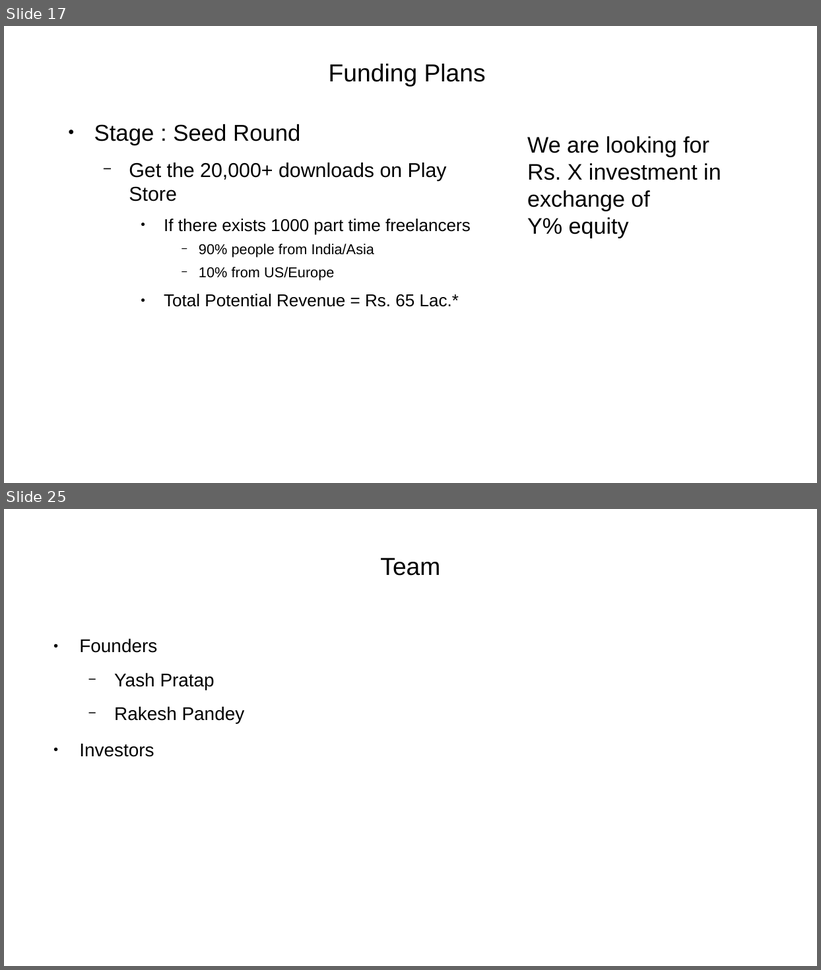
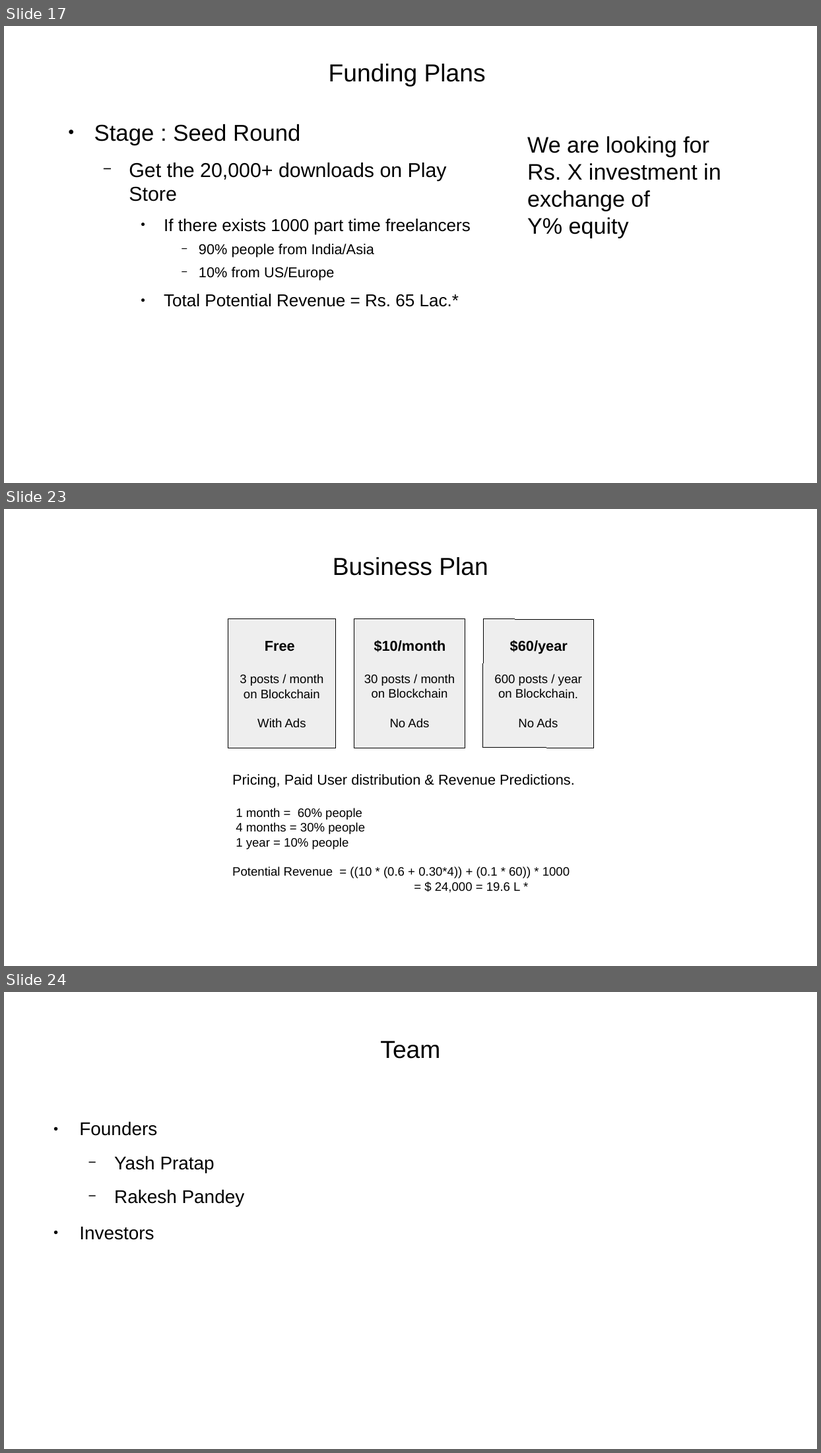
Before and after one commit to yashp241195/startupPitch, a slide deck: pitch.odp. Shown one above the other, each under a label of ours: slides 17 and 25 before the commit, slides 17, 23 and 24 after it; the slides between them are not shown. The pictures are 821x970 and 821x1453 pixels, drawn with LibreOffice and Linux fonts; fonts in the diff are those of the drawing. Boxes give left, top, right and bottom in pixels: in the first picture for what was removed or moved away, otherwise in the second. Text is boxed around its words. In the diff, an @@ line names an element or a change of style, - is before the commit and + after.

```diff
--- a/pitch.odp
+++ b/pitch.odp
@@ slide 23 added at [4,509,817,966], background #FFFFFF @@
@@ title added at [333,557,488,576], 24 pt, text #000000 @@
+Business Plan
@@ rectangle added at [228,619,336,748], fill #EEEEEE, outline #000000 0 pt, 12 pt, text #000000 @@
+Free
+3 posts / month on Blockchain
+With Ads
@@ rectangle added at [354,619,465,748], fill #EEEEEE, outline #000000 0 pt, 12 pt, text #000000 @@
+$10/month
+30 posts / month on Blockchain
+No Ads
@@ rectangle added at [483,619,595,749], fill #EEEEEE, outline #000000 0 pt, 12 pt, text #000000 @@
+$60/year
+600 posts / year on Blockchain.
+No Ads
@@ text added at [232,774,575,893], 12 pt, text #000000 @@
+Pricing, Paid User distribution & Revenue Predictions.
+1 month = 60% people
+4 months = 30% people
+1 year = 10% people
+Potential Revenue = ((10 * (0.6 + 0.30*4)) + (0.1 * 60)) * 1000
+= $ 24,000 = 19.6 L *
@@ what was slide 25 is now slide 24 @@
```
Also in this commit, not shown: 9 slides changed, 2 other slides added, 4 slides removed, 1 other file.
